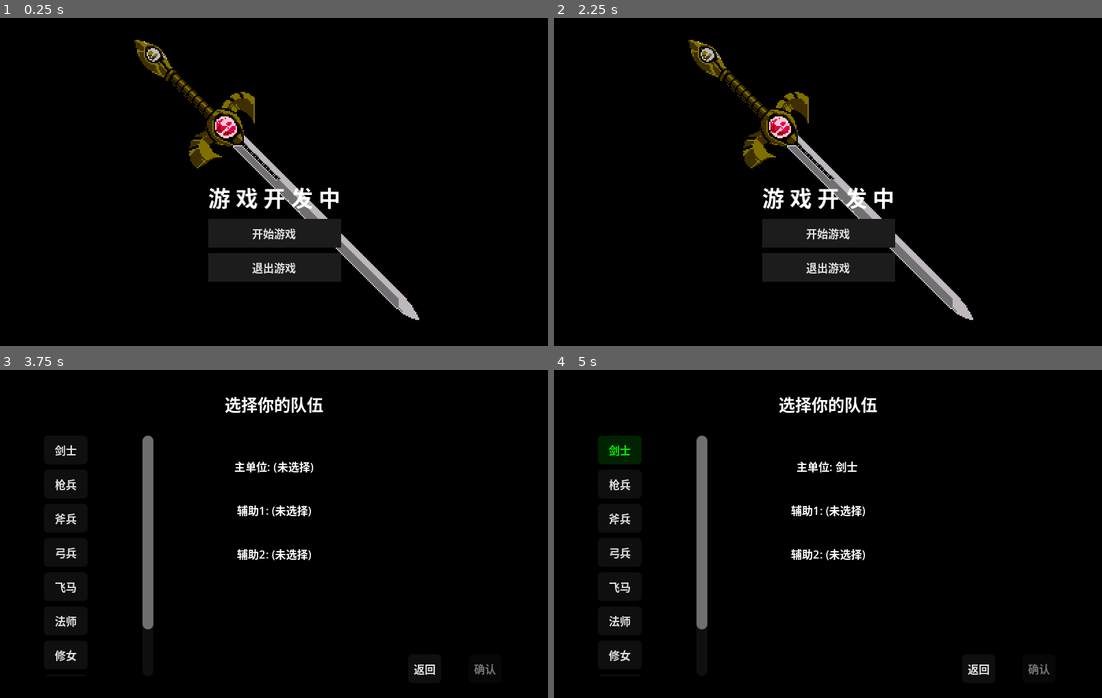
Above: before the commit, frames 1-4 (two rows, left to right).
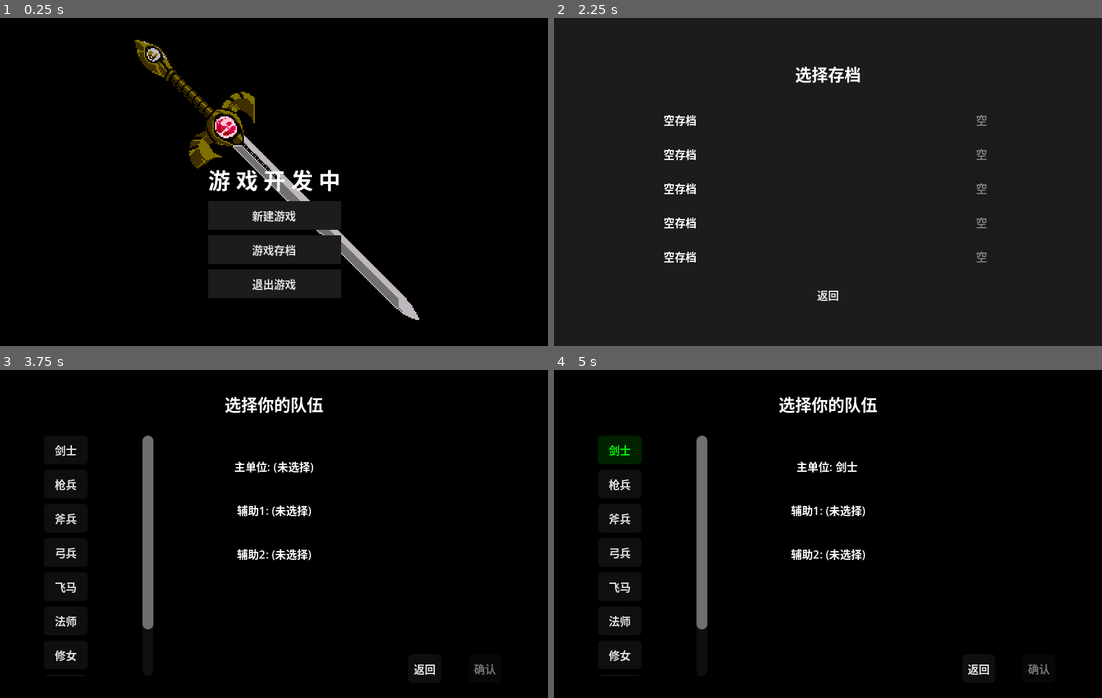
Above: after the commit, the same moments.

Repository: ZhuXilin/Dev_Project_260730
Game: Godot game, scene res://content/scenes/ui/MainMenu.tscn
The game is run twice, just before and just after one commit, with the same random seed, the same clock (stepped at 60 frames per second) and the same inputs. Sound files missing from this copy of the repository are replaced by a short silence.
Inputs (mouse positions are in pixels of both pictures, inside the frame that each line leads up to):
- Up to frame 1 (0.25 s): no input
- Up to frame 2 (2.25 s): click "开始游戏" (after the commit: "新建游戏") at 0.5 s; click "返回" at 1.25 s; click (828, 250) at 2 s, where only the run after the commit has a clickable "游戏存档"
- Up to frame 3 (3.75 s): click (274, 645) at 2.75 s, where only the run after the commit has a clickable "返回"; click "开始游戏" (after the commit: "新建游戏") at 3.5 s
- Up to frame 4 (5 s): click "剑士" at 4.25 s

The runs differ from the first frame. In frame 1, 5.1% of the frame differs, in the area x 38-63%, y 46-86%; in frame 2, 96%, in the area x 0-100%, y 0-100%; in frame 3, less than 0.1%; in frame 4, less than 0.1%.

Commit message:
Add save system

Diff:
--- a/content/scenes/levels/Battlefield.tscn
+++ b/content/scenes/levels/Battlefield.tscn
@@ -13,6 +13,8 @@
 
 [node name="Battlefield" type="Node2D" unique_id=1410978002]
 script = ExtResource("1_s4k4j")
+transition_delay_before_fade = null
+transition_delay_after_fade = null
 
 [node name="TerrainTileMap" type="TileMapLayer" parent="." unique_id=1018529457]
 tile_map_data = PackedByteArray("AAASAAYAAQAAAAAAAAARAAYAAQAAAAAAAAARAAcAAQAAAAAAAAASAAUAAQAAAAAAAAARAAgAAQAAAAAAAAARAA …(6832 unchanged characters)…
--- a/content/scenes/ui/MainMenu.tscn
+++ b/content/scenes/ui/MainMenu.tscn
@@ -53,13 +53,13 @@
 [node name="VBoxContainer" type="VBoxContainer" parent="CenterContainer" unique_id=56837053]
 layout_mode = 2
 
-[node name="Text" type="Label" parent="CenterContainer/VBoxContainer" unique_id=378818790]
+[node name="TitleLabel" type="Label" parent="CenterContainer/VBoxContainer" unique_id=378818790]
 layout_mode = 2
 text = "游 戏 开 发 中"
 horizontal_alignment = 1
 vertical_alignment = 1
 
-[node name="Start" type="Button" parent="CenterContainer/VBoxContainer" unique_id=880886941]
+[node name="StartButton" type="Button" parent="CenterContainer/VBoxContainer" unique_id=880886941]
 layout_mode = 2
 theme_override_font_sizes/font_size = 8
 theme_override_styles/normal = ExtResource("3_06ybj")
@@ -67,9 +67,19 @@
 theme_override_styles/hover = ExtResource("3_06ybj")
 theme_override_styles/disabled = ExtResource("3_06ybj")
 theme_override_styles/focus = ExtResource("3_06ybj")
-text = "开始游戏"
+text = "新建游戏"
 
-[node name="Quit" type="Button" parent="CenterContainer/VBoxContainer" unique_id=1366490189]
+[node name="LoadButton" type="Button" parent="CenterContainer/VBoxContainer" unique_id=2090007701]
+layout_mode = 2
+theme_override_font_sizes/font_size = 8
+theme_override_styles/normal = ExtResource("3_06ybj")
+theme_override_styles/pressed = ExtResource("3_06ybj")
+theme_override_styles/hover = ExtResource("3_06ybj")
+theme_override_styles/disabled = ExtResource("3_06ybj")
+theme_override_styles/focus = ExtResource("3_06ybj")
+text = "游戏存档"
+
+[node name="QuitButton" type="Button" parent="CenterContainer/VBoxContainer" unique_id=1366490189]
 layout_mode = 2
 theme_override_font_sizes/font_size = 8
 theme_override_styles/normal = ExtResource("3_06ybj")
@@ -79,5 +89,6 @@
 theme_override_styles/focus = ExtResource("3_06ybj")
 text = "退出游戏"
 
-[connection signal="pressed" from="CenterContainer/VBoxContainer/Start" to="." method="_on_start_pressed"]
-[connection signal="pressed" from="CenterContainer/VBoxContainer/Quit" to="." method="_on_quit_pressed"]
+[connection signal="pressed" from="CenterContainer/VBoxContainer/StartButton" to="." method="_on_start_pressed"]
+[connection signal="pressed" from="CenterContainer/VBoxContainer/LoadButton" to="." method="_on_load_pressed"]
+[connection signal="pressed" from="CenterContainer/VBoxContainer/QuitButton" to="." method="_on_quit_pressed"]
--- /dev/null
+++ b/content/scenes/ui/SaveSelectUI.tscn
@@ -0,0 +1,108 @@
+[gd_scene format=3 uid="uid://oggu87qyp5g4"]
+
+[ext_resource type="Script" uid="uid://cacjmfvvoyoq5" path="res://function/script/SaveSelectUI.gd" id="1_1bulp"]
+[ext_resource type="StyleBox" uid="uid://6qbsaxkfwg3o" path="res://content/resource/stylebox/8bit_style_box_flat.tres" id="2"]
+
+[node name="SaveSelectUI" type="CanvasLayer" unique_id=119837041]
+layer = 20
+script = ExtResource("1_1bulp")
+
+[node name="Background" type="ColorRect" parent="." unique_id=1464144066]
+anchors_preset = 15
+anchor_right = 1.0
+anchor_bottom = 1.0
+color = Color(0, 0, 0, 1)
+
+[node name="Panel" type="Panel" parent="." unique_id=998100023]
+anchors_preset = 15
+anchor_right = 1.0
+anchor_bottom = 1.0
+grow_horizontal = 2
+grow_vertical = 2
+theme_override_styles/panel = ExtResource("2")
+
+[node name="TitleLabel" type="Label" parent="Panel" unique_id=2130945640]
+layout_mode = 1
+anchors_preset = 15
+anchor_right = 1.0
+anchor_bottom = 1.0
+offset_top = 32.0
+offset_bottom = -176.0
+grow_horizontal = 2
+grow_vertical = 2
+theme_override_font_sizes/font_size = 12
+text = "选择存档"
+horizontal_alignment = 1
+
+[node name="SlotContainer" type="VBoxContainer" parent="Panel" unique_id=904561005]
+layout_mode = 1
+anchors_preset = 15
+anchor_right = 1.0
+anchor_bottom = 1.0
+offset_left = 80.0
+offset_top = 64.0
+offset_right = -80.0
+offset_bottom = -48.0
+grow_horizontal = 2
+grow_vertical = 2
+theme_override_constants/separation = 4
+
+[node name="BackButton" type="Button" parent="Panel" unique_id=1317041276]
+layout_mode = 1
+anchors_preset = 9
+anchor_bottom = 1.0
+offset_left = 144.0
+offset_top = 192.0
+offset_right = 256.0
+offset_bottom = -28.0
+grow_vertical = 2
+theme_override_font_sizes/font_size = 8
+theme_override_styles/normal = ExtResource("2")
+theme_override_styles/pressed = ExtResource("2")
+theme_override_styles/hover = ExtResource("2")
+theme_override_styles/disabled = ExtResource("2")
+theme_override_styles/focus = ExtResource("2")
+text = "返回"
+
+[node name="DeleteConfirm" type="Panel" parent="." unique_id=2108895399]
+anchors_preset = 15
+anchor_right = 1.0
+anchor_bottom = 1.0
+grow_horizontal = 2
+grow_vertical = 2
+theme_override_styles/panel = ExtResource("2")
+
+[node name="Label" type="Label" parent="DeleteConfirm" unique_id=1963342214]
+layout_mode = 1
+anchors_preset = 15
+anchor_right = 1.0
+anchor_bottom = 1.0
+offset_top = 80.0
+offset_bottom = -128.0
+grow_horizontal = 2
+grow_vertical = 2
+theme_override_font_sizes/font_size = 8
+text = "确定删除？"
+horizontal_alignment = 1
+
+[node name="HBoxContainer" type="HBoxContainer" parent="DeleteConfirm" unique_id=764950321]
+layout_mode = 1
+anchors_preset = 14
+anchor_top = 0.5
+anchor_right = 1.0
+anchor_bottom = 0.5
+offset_top = -8.0
+offset_bottom = 40.0
+grow_horizontal = 2
+grow_vertical = 2
+alignment = 1
+
+[node name="ConfirmButton" type="Button" parent="DeleteConfirm/HBoxContainer" unique_id=1854137636]
+layout_mode = 2
+theme_override_font_sizes/font_size = 12
+text = "确定"
+
+[node name="CanclButton" type="Button" parent="DeleteConfirm/HBoxContainer" unique_id=1933836674]
+layout_mode = 2
+theme_override_font_sizes/font_size = 12
+text = "取消"
--- a/function/global/GameState.gd
+++ b/function/global/GameState.gd
@@ -16,6 +16,7 @@
 var last_selected_node_type: int = -1
 var current_map_data: MapData = null
 var should_advance_day: bool = false
+var resume_node_id: String = ""   # 用于加载存档后定位到特定节点
 
 # 初始化队伍
 func initialize_party(selected_units: Array[String], main_index: int):
@@ -77,6 +78,7 @@
 	party.clear()
 	main_unit_name = ""
 	visited_nodes.clear()
+	resume_node_id = ""
 	current_day = 1
 	current_map_index = 0
 	is_map_mode = false
--- a/function/global/Globals.gd
+++ b/function/global/Globals.gd
@@ -45,6 +45,8 @@
 var is_non_combat_mode: bool = false
 var current_battle_turn: int = 0   # 单局战斗回合计数
 var _last_increment_time: float = 0.0   # 上次递增时间戳（秒）
+
+var pending_save_slot: int = -1   # 用于新建存档时记录槽位
 
 # 地图缓存
 var current_map_level_data: MapLevelData = null
--- /dev/null
+++ b/function/global/SaveManager.gd
@@ -0,0 +1,192 @@
+extends Node
+
+const SAVE_DIR = "user://saves/"
+const SLOT_COUNT = 5
+const MapSceneClass = preload("res://function/script/MapScene.gd")
+
+signal save_completed(slot: int)
+signal load_completed(slot: int, success: bool)
+
+var current_slot: int = -1   # 当前使用的存档槽，-1 表示无
+
+func _ready():
+	DirAccess.make_dir_recursive_absolute(SAVE_DIR)
+
+func save_game(slot: int, auto: bool = false) -> bool:
+	if slot < 0 or slot >= SLOT_COUNT:
+		push_error("无效存档槽: ", slot)
+		return false
+
+	var save = _build_save_data()
+	if not save:
+		return false
+
+	save.save_time = Time.get_unix_time_from_system()
+	save.checksum = save.compute_checksum()
+
+	var path = _get_slot_path(slot)
+	var err = ResourceSaver.save(save, path, ResourceSaver.FLAG_COMPRESS)
+	if err != OK:
+		push_error("保存失败: ", path, " 错误码: ", err)
+		return false
+
+	# 更新当前存档槽
+	current_slot = slot
+
+	print("存档已保存 (槽", slot, ", ", "自动" if auto else "手动", ")")
+	save_completed.emit(slot)
+	return true
+
+func load_game(slot: int) -> bool:
+	if slot < 0 or slot >= SLOT_COUNT:
+		return false
+
+	var path = _get_slot_path(slot)
+	if not ResourceLoader.exists(path):
+		push_error("存档不存在: ", path)
+		return false
+
+	var save = load(path) as SaveData
+	if not save:
+		push_error("无法加载存档: ", path)
+		return false
+
+	if not _validate_save(save):
+		push_error("存档校验失败，可能已损坏")
+		return false
+
+	_apply_save_data(save)
+	# 更新当前存档槽
+	current_slot = slot
+
+	load_completed.emit(slot, true)
+	return true
+
+func _build_save_data() -> SaveData:
+	var save = SaveData.new()
+
+	# 设置
+	save.music_volume = Globals.music_volume
+	save.sound_volume = Globals.sound_volume
+	save.game_speed = Globals.game_speed
+	var mode = DisplayServer.window_get_mode()
+	save.window_mode = 1 if mode == DisplayServer.WINDOW_MODE_FULLSCREEN else 0
+	save.window_size = DisplayServer.window_get_size()
+
+	# 进度
+	save.current_day = GameState.current_day
+	save.main_unit_name = GameState.main_unit_name
+	if GameState.cached_map_level_data:
+		save.map_level_data = GameState.cached_map_level_data.duplicate(true)
+	else:
+		save.map_level_data = null
+
+	var map_scene = _get_map_scene()
+	if map_scene and map_scene.has_method("get_selected_node_id"):
+		save.selected_node_id = map_scene.get_selected_node_id()
+	else:
+		save.selected_node_id = ""
+
+	# 队伍
+	save.party_data = []
+	for unit_data in GameState.party:
+		var dict = {
+			"unit_name": unit_data.unit_name,
+			"hp": unit_data.hit_points,
+			"inventory": []
+		}
+		for inst in unit_data.inventory:
+			dict["inventory"].append(inst.item_id)
+		save.party_data.append(dict)
+
+	return save
+
+func _apply_save_data(save: SaveData):
+	# 设置
+	Globals.music_volume = save.music_volume
+	Globals.sound_volume = save.sound_volume
+	Globals.set_game_speed(save.game_speed)
+	if save.window_mode == 1:
+		DisplayServer.window_set_mode(DisplayServer.WINDOW_MODE_FULLSCREEN)
+	else:
+		DisplayServer.window_set_mode(DisplayServer.WINDOW_MODE_WINDOWED)
+		DisplayServer.window_set_size(save.window_size)
+
+	# 进度
+	GameState.current_day = save.current_day
+	GameState.main_unit_name = save.main_unit_name
+	GameState.cached_map_level_data = save.map_level_data
+	GameState.cached_day = save.current_day
+	GameState.resume_node_id = save.selected_node_id
+
+	# 队伍
+	GameState.party.clear()
+	for dict in save.party_data:
+		var data = UnitData.new()
+		data.unit_name = dict["unit_name"]
+		data.hit_points = dict["hp"]
+		var stats = UnitDataManager.get_default_stats(data.unit_name)
+		data.max_hp = stats.max_hp
+		data.defense = stats.defense
+		data.magic_defense = stats.magic_defense
+		data.skill = stats.skill
+		data.speed = stats.speed
+		data.luck = stats.luck
+		data.move_range = stats.move_range
+		data.ignore_terrain_cost = stats.ignore_terrain_cost
+		for item_id in dict["inventory"]:
+			var inst = ItemInstance.new()
+			inst.item_id = item_id
+			inst.count = 1
+			data.inventory.append(inst)
+		if data.inventory.size() > 0:
+			data.equipped_weapon = data.inventory[0].item_id
+		GameState.party.append(data)
+
+func _validate_save(save: SaveData) -> bool:
+	if not save:
+		return false
+	var computed = save.compute_checksum()
+	return computed == save.checksum
+
+func _get_slot_path(slot: int) -> String:
+	return SAVE_DIR + "slot_%d.tres" % slot
+
+func _get_map_scene():
+	var scene = get_tree().current_scene
+	if scene and scene is MapSceneClass:
+		return scene
+	return null
+
+# ===== 自动存档：覆盖当前存档槽 =====
+func auto_save():
+	if current_slot == -1:
+		# 如果从未保存/加载，则覆写槽0
+		save_game(0, true)
+	else:
+		save_game(current_slot, true)
+
+# ===== 其他辅助函数 =====
+func has_save(slot: int) -> bool:
+	return ResourceLoader.exists(_get_slot_path(slot))
+
+func get_save_info(slot: int) -> Dictionary:
+	var path = _get_slot_path(slot)
+	if not ResourceLoader.exists(path):
+		return {}
+	var save = load(path) as SaveData
+	if not save:
+		return {}
+	return {
+		"time": save.save_time,
+		"day": save.current_day,
+		"main_unit": save.main_unit_name,
+		"party": save.party_data.size()
+	}
+
+func delete_save(slot: int):
+	var path = _get_slot_path(slot)
+	if ResourceLoader.exists(path):
+		DirAccess.remove_absolute(path)
+		if current_slot == slot:
+			current_slot = -1   # 如果删除的是当前槽，重置
--- /dev/null
+++ b/function/resource/SaveData.gd
@@ -0,0 +1,54 @@
+extends Resource
+class_name SaveData
+
+# 玩家设置
+@export var music_volume: float = 0.2
+@export var sound_volume: float = 0.2
+@export var game_speed: int = 0
+@export var window_mode: int = 0          # 0=窗口, 1=全屏
+@export var window_size: Vector2i = Vector2i(640, 480)
+
+# 游戏进度
+@export var current_day: int = 1
+@export var map_level_data: MapLevelData = null
+@export var selected_node_id: String = ""
+@export var main_unit_name: String = ""
+
+# 队伍状态 - 改为通用 Array 类型，避免类型不匹配
+@export var party_data: Array = []        # 实际存储 Dictionary 元素
+
+# 元数据
+@export var save_time: int = 0
+@export var checksum: String = ""
+
+# 校验和计算（保持不变）
+func compute_checksum() -> String:
+	var data = {
+		"music_volume": music_volume,
+		"sound_volume": sound_volume,
+		"game_speed": game_speed,
+		"window_mode": window_mode,
+		"window_size": window_size,
+		"current_day": current_day,
+		"selected_node_id": selected_node_id,
+		"main_unit_name": main_unit_name,
+		"party_data": party_data,
+		"map_level_data": _hash_map_data(map_level_data)
+	}
+	return JSON.stringify(data, "  ").sha256_text()
+
+func _hash_map_data(data: MapLevelData) -> String:
+	if not data:
+		return ""
+	var info = {
+		"day": data.day,
+		"nodes": data.nodes.map(func(n): return {
+			"id": n.node_id,
+			"type": n.node_type,
+			"visited": n.is_visited,
+			"available": n.is_available,
+			"pos": [n.position.x, n.position.y],
+			"layer": n.layer
+		})
+	}
+	return JSON.stringify(info, "  ").sha256_text()
--- a/function/script/Battlefield.gd
+++ b/function/script/Battlefield.gd
@@ -1843,7 +1843,7 @@
 # ---- 地图模式：胜利继续 ----
 func _on_map_victory_continue():
 	print("地图模式：战斗胜利，继续旅程")
-	Globals.reset_battle_turn()   # 返回地图前清零
+	SaveManager.auto_save()   # 自动存档
 	var tree = get_tree()
 	if tree:
 		tree.change_scene_to_file("res://content/scenes/ui/MapScene.tscn")
--- a/function/script/MainMenu.gd
+++ b/function/script/MainMenu.gd
@@ -6,5 +6,10 @@
 func _on_start_pressed():
 	get_tree().change_scene_to_file("res://content/scenes/ui/UnitSelectUI.tscn")
 
+func _on_load_pressed():
+	# 加载存档选择界面
+	var save_ui = load("res://content/scenes/ui/SaveSelectUI.tscn").instantiate()
+	add_child(save_ui)
+
 func _on_quit_pressed():
 	get_tree().quit()
--- a/function/script/MapScene.gd
+++ b/function/script/MapScene.gd
@@ -15,41 +15,50 @@
 @onready var line_container = $NodeContainer/LineContainer
 
 func _ready():
-	# ---- 检查是否需要推进天数（Boss 战胜利触发） ----
-	if GameState.should_advance_day:
-		GameState.should_advance_day = false
-		Globals.reset_battle_turn()
-		print("检测到 Boss 胜利，推进天数")
-		var has_next = LevelManager.advance_day()
-		if not has_next:
-			get_tree().change_scene_to_file("res://content/scenes/ui/UnitSelectUI.tscn")
+	# ---- 检查是否从存档恢复 ----
+	if GameState.cached_map_level_data and GameState.cached_day == GameState.current_day:
+		print("使用缓存地图数据恢复，天数：", GameState.current_day)
+		current_day = GameState.current_day
+		map_data = GameState.cached_map_level_data
+
+		# 检查是否所有节点都已访问（即当前天已通关）
+		var all_visited = true
+		for node in map_data.nodes:
+			if not node.is_visited:
+				all_visited = false
+				break
+
+		if all_visited:
+			# 当前天已通关，推进到第二天
+			print("当前天已通关，自动推进天数")
+			var has_next = LevelManager.advance_day()
+			if not has_next:
+				get_tree().change_scene_to_file("res://content/scenes/ui/UnitSelectUI.tscn")
+				return
+			current_day = LevelManager.current_day + 1
+			GameState.current_day = current_day
+			level_list = LevelManager.get_current_day_levels()
+			generate_map(current_day)
+			SaveManager.auto_save()
+			_setup_ui()
 			return
-		current_day = LevelManager.current_day + 1
-		level_list = LevelManager.get_current_day_levels()
-		generate_map(current_day)
-		# ---- 播放地图音乐（新增） ----
-		if MusicManager.config and MusicManager.config.map_music:
-			MusicManager.play_music(MusicManager.config.map_music)
+
+		# 否则正常恢复地图
+		_draw_connections()
+		_create_node_buttons()
+		if map_data and map_data.root_node:
+			_update_availability(map_data.root_node)
+		else:
+			_update_buttons()
+
+		if GameState.resume_node_id != "":
+			_select_node_by_id(GameState.resume_node_id)
+
+		SaveManager.auto_save()
+		_setup_ui()
 		return
 
-	# 确保容器节点存在
-	if not node_container:
-		node_container = Node2D.new()
-		node_container.name = "NodeContainer"
-		add_child(node_container)
-	if not line_container:
-		line_container = Node2D.new()
-		line_container.name = "LineContainer"
-		node_container.add_child(line_container)
-	if not info_panel:
-		info_panel = Panel.new()
-		info_panel.name = "InfoPanel"
-		add_child(info_panel)
-		info_label = Label.new()
-		info_label.name = "InfoLabel"
-		info_panel.add_child(info_label)
-
-	# 获取当前天数和关卡列表
+	# ---- 正常生成地图 ----
 	current_day = LevelManager.current_day + 1
 	level_list = LevelManager.get_current_day_levels()
 	if level_list.is_empty():
@@ -58,35 +67,45 @@
 		default_map.map_name = "默认战斗"
 		level_list.append(default_map)
 
-	# 检查缓存，避免重复生成地图
-	if GameState.cached_day == current_day and GameState.cached_map_level_data != null:
-		print("使用缓存地图，天数：", current_day)
+	if GameState.cached_map_level_data and GameState.cached_day == GameState.current_day:
+		print("使用缓存地图数据恢复，天数：", GameState.current_day)
+		current_day = GameState.current_day
 		map_data = GameState.cached_map_level_data
-		# 恢复已访问状态
-		for node in map_data.nodes:
-			var key = "%d_%d" % [node.position.x, node.position.y]
-			if GameState.visited_nodes.has(key):
-				node.is_visited = true
-				node.is_available = false
 		_draw_connections()
 		_create_node_buttons()
-		_update_availability(map_data.root_node)
+		if map_data and map_data.root_node:
+			_update_availability(map_data.root_node)
+		else:
+			_update_buttons()
+		if GameState.resume_node_id != "":
+			_select_node_by_id(GameState.resume_node_id)
+		SaveManager.auto_save()
+		_setup_ui()
+		return
 	else:
 		print("生成新地图，天数：", current_day)
-		generate_map(current_day)   # generate_map 内部会缓存
-
-	# UI 设置
+		generate_map(current_day)
+		# 生成后自动存档（初始存档）
+		SaveManager.auto_save()
+
+	_setup_ui()
+
+# ---- 辅助函数 ----
+func _setup_ui():
 	info_panel.visible = false
 	day_label.text = "第 %d 天" % current_day
-
 	_safe_connect(back_button, "pressed", Callable(self, "_on_back_pressed"))
-
 	if not SignalBus.battle_completed.is_connected(_on_battle_completed):
 		SignalBus.battle_completed.connect(_on_battle_completed)
-
-	# 播放地图音乐
 	if MusicManager.config and MusicManager.config.map_music:
 		MusicManager.play_music(MusicManager.config.map_music)
+
+# ---- 根据 ID 选择节点 ----
+func _select_node_by_id(node_id: String):
+	for child in node_container.get_children():
+		if child is MapNodeButton and child.map_node and child.map_node.node_id == node_id:
+			on_node_selected(child.map_node)
+			break
 
 func _safe_connect(source: Object, signal_name: String, target_callable: Callable):
 	if source.is_connected(signal_name, target_callable):
@@ -192,13 +211,18 @@
 			if not has_next:
 				get_tree().change_scene_to_file("res://content/scenes/ui/UnitSelectUI.tscn")
 				return
-			current_day = LevelManager.current_day + 1
+			# 更新显示天数和全局状态
+			var new_day = LevelManager.current_day + 1
+			current_day = new_day
+			GameState.current_day = new_day
 			level_list = LevelManager.get_current_day_levels()
-			generate_map(current_day)
+			generate_map(new_day)
+			SaveManager.auto_save()
 			return
-		# 普通战斗胜利更新可用性
 		if map_data and map_data.root_node:
 			_update_availability(map_data.root_node)
+			# 普通战斗后自动存档
+			SaveManager.auto_save()
 	else:
 		print("战斗失败，可重新尝试")
 
@@ -236,3 +260,8 @@
 	GameState.visited_nodes.clear()
 	MusicManager.stop_music()
 	get_tree().change_scene_to_file("res://content/scenes/ui/MainMenu.tscn")
+
+func get_selected_node_id() -> String:
+	if selected_node:
+		return selected_node.node_id
+	return ""
--- /dev/null
+++ b/function/script/SaveSelectUI.gd
@@ -0,0 +1,81 @@
+extends CanvasLayer
+
+@onready var slot_container = $Panel/SlotContainer
+@onready var back_button = $Panel/BackButton
+
+# 删除确认面板引用
+@onready var delete_confirm = $DeleteConfirm
+@onready var confirm_btn = $DeleteConfirm/HBoxContainer/ConfirmButton
+@onready var cancel_btn = $DeleteConfirm/HBoxContainer/CanclButton
+@onready var delete_label = $DeleteConfirm/Label
+
+var _pending_delete_slot: int = -1
+
+func _ready():
+	delete_confirm.visible = false
+	confirm_btn.pressed.connect(_on_delete_confirmed)
+	cancel_btn.pressed.connect(_on_delete_canceled)
+	_refresh_slots()
+	back_button.pressed.connect(_on_back_pressed)
+
+func _refresh_slots():
+	for child in slot_container.get_children():
+		child.queue_free()
+
+	for i in range(SaveManager.SLOT_COUNT):
+		var hbox = HBoxContainer.new()
+		hbox.size_flags_horizontal = Control.SIZE_EXPAND_FILL
+
+		var info_label = Label.new()
+		info_label.text = _get_slot_display_text(i)
+		info_label.size_flags_horizontal = Control.SIZE_EXPAND_FILL
+		info_label.add_theme_font_size_override("font_size", 8)
+		hbox.add_child(info_label)
+
+		var load_btn = Button.new()
+		load_btn.text = "加载" if SaveManager.has_save(i) else "空"
+		load_btn.add_theme_font_size_override("font_size", 8)
+		load_btn.disabled = not SaveManager.has_save(i)
+		load_btn.pressed.connect(_on_load_pressed.bind(i))
+		hbox.add_child(load_btn)
+
+		var delete_btn = Button.new()
+		delete_btn.text = "删除"
+		delete_btn.add_theme_font_size_override("font_size", 8)
+		delete_btn.visible = SaveManager.has_save(i)
+		delete_btn.disabled = not SaveManager.has_save(i)
+		delete_btn.pressed.connect(_on_delete_pressed.bind(i))
+		hbox.add_child(delete_btn)
+
+		slot_container.add_child(hbox)
+
+func _get_slot_display_text(slot: int) -> String:
+	var info = SaveManager.get_save_info(slot)
+	if info.is_empty():
+		return "空存档"
+	var time_str = Time.get_datetime_string_from_unix_time(info["time"])
+	return "存档%d: %s (%d人) 第%d天 %s" % [slot + 1, info["main_unit"], info["party"], info["day"], time_str]
+
+func _on_load_pressed(slot: int):
+	var success = SaveManager.load_game(slot)
+	if success:
+		get_tree().change_scene_to_file("res://content/scenes/ui/MapScene.tscn")
+
+func _on_delete_pressed(slot: int):
+	_pending_delete_slot = slot
+	delete_label.text = "确定删除存档槽 %d 吗？" % (slot + 1)
+	delete_confirm.visible = true
+
+func _on_delete_confirmed():
+	if _pending_delete_slot != -1:
+		SaveManager.delete_save(_pending_delete_slot)
+		_pending_delete_slot = -1
+		delete_confirm.visible = false
+		_refresh_slots()
+
+func _on_delete_canceled():
+	_pending_delete_slot = -1
+	delete_confirm.visible = false
+
+func _on_back_pressed():
+	queue_free()
--- a/function/script/UnitSelectUI.gd
+++ b/function/script/UnitSelectUI.gd
@@ -12,10 +12,8 @@
 @onready var back_btn = $BottomBar/BackButton
 
 func _ready():
-	# ---- 播放单位选择界面音乐 ----
 	if MusicManager.config and MusicManager.config.unit_select_music:
 		MusicManager.play_music(MusicManager.config.unit_select_music)
-
 	_setup_unit_buttons()
 	_update_labels()
 
@@ -51,7 +49,11 @@
 func _on_confirm_pressed():
 	GameState.initialize_party(selected_units, 0)
 	LevelManager.start_game()
+	# 如果有待保存的存档槽（来自新建存档），则保存
+	if Globals.pending_save_slot != -1:
+		SaveManager.save_game(Globals.pending_save_slot)
+		Globals.pending_save_slot = -1
 
 func _on_back_pressed():
-	MusicManager.stop_music()   # 返回主菜单前停止音乐（可选，切换场景会自动停止）
+	MusicManager.stop_music()
 	get_tree().change_scene_to_file("res://content/scenes/ui/MainMenu.tscn")
--- a/project.godot
+++ b/project.godot
@@ -17,6 +17,7 @@
 [autoload]
 
 Globals="*uid://desbxe15ptc48"
+SaveManager="*uid://dqtwjmo52q2bp"
 SignalBus="*uid://dfecwvpce8ifx"
 Config="*uid://dwcatygm82dp4"
 GameState="*uid://dqpkw41hvdoy2"
Not shown, added: function/global/SaveManager.gd.uid
Not shown, added: function/resource/SaveData.gd.uid
Not shown, added: function/script/SaveSelectUI.gd.uid
